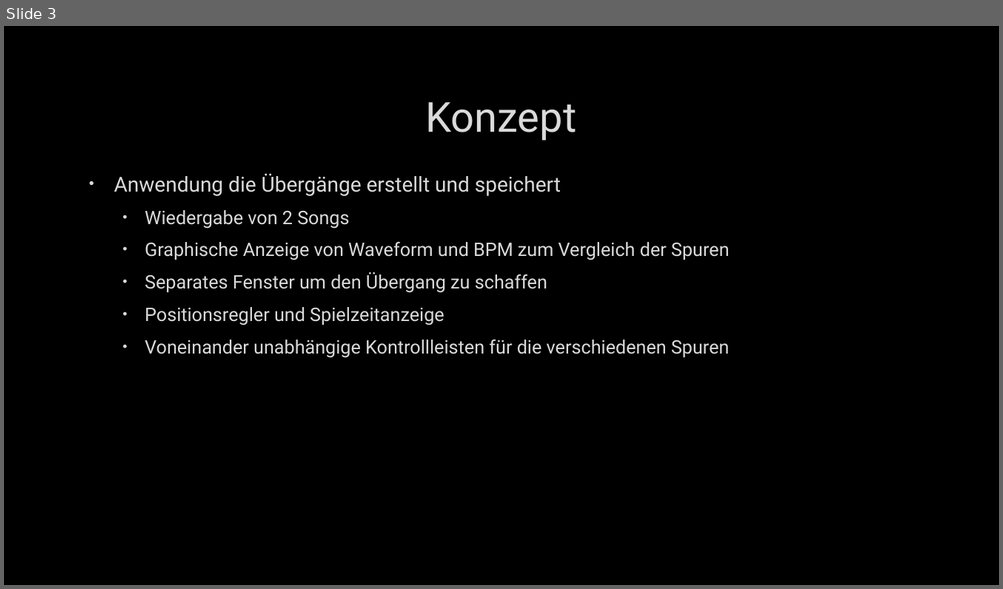
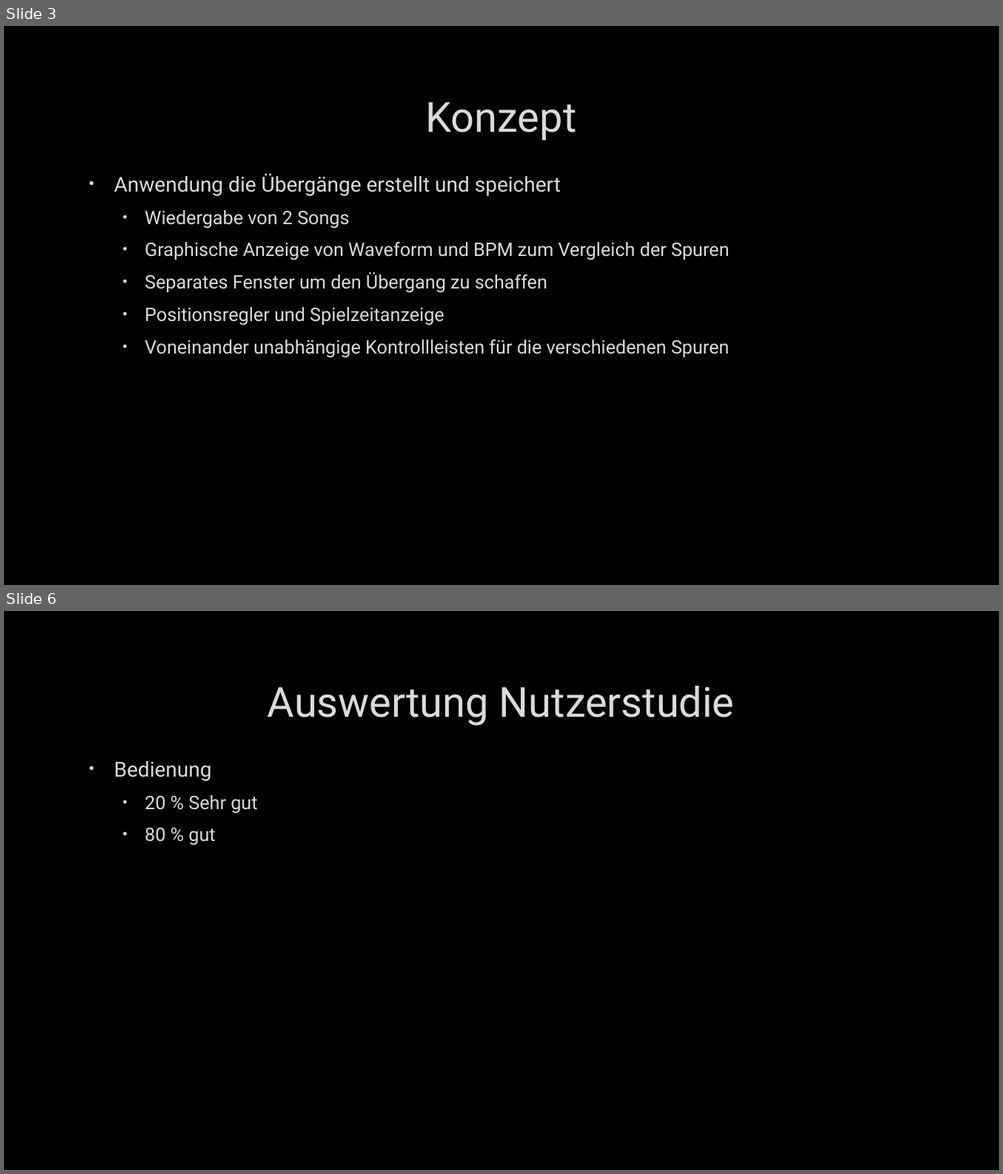
Before and after one commit to kminhc/ewsbeleg, a slide deck: Präsentation1.pptx. Shown one above the other, each under a label of ours: slide 3 before the commit, slides 3 and 6 after it; the slides between them are not shown. The pictures are 1003x589 and 1003x1174 pixels, drawn with LibreOffice and Linux fonts; fonts in the diff are those of the drawing; background and template pictures are left out. Boxes give left, top, right and bottom in pixels: in the first picture for what was removed or moved away, otherwise in the second. Text is boxed around its words. In the diff, an @@ line names an element or a change of style, - is before the commit and + after.

```diff
--- a/Präsentation1.pptx
+++ b/Präsentation1.pptx
@@ slide 6 added at (x1=4, y1=611, x2=999, y2=1170), background picture (left out) @@
@@ title added at (x1=267, y1=686, x2=734, y2=726), 40 pt, text #DADADA @@
+Auswertung Nutzerstudie
@@ text added at (x1=114, y1=761, x2=257, y2=846), 18 pt, text #DADADA @@
+• Bedienung
+  • 20 % Sehr gut
+  • 80 % gut
```
Also in this commit, not shown: 4 other slides added.
